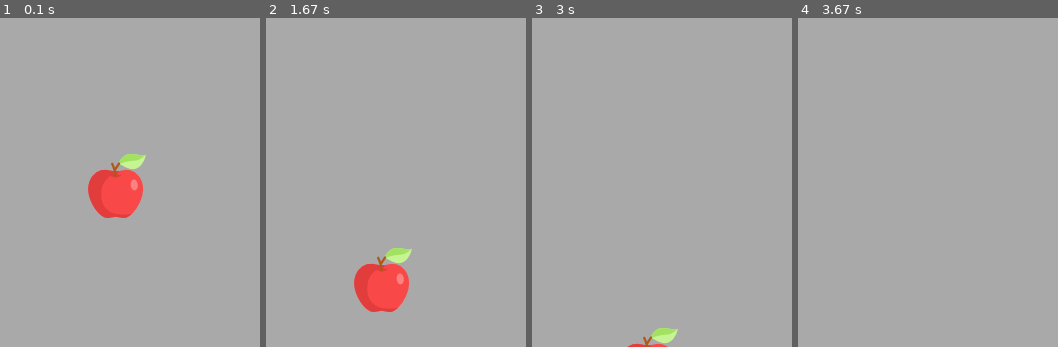
Above: before the commit, frames 1-4 (left to right).
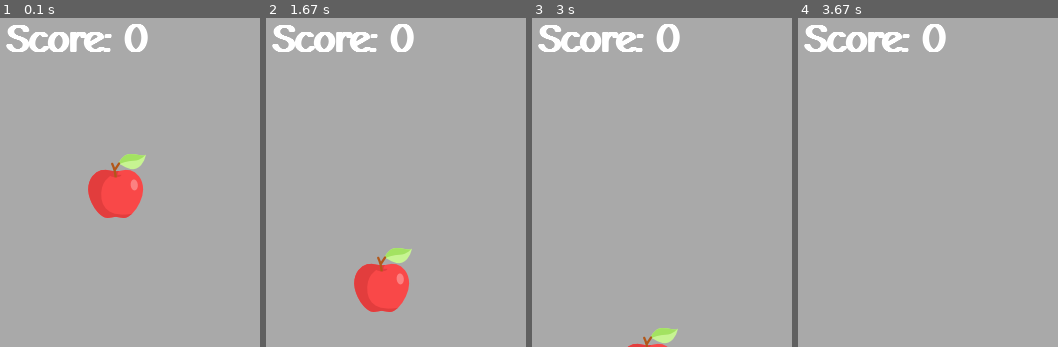
Above: after the commit, the same moments.

Repository: Amiprogrammer/Catch-Apple-Pygame1.9.6Project
Game: pygame game, started from main.py
Same seed, same stepped clock (60 frames per second), same inputs: the game is played once before the commit and once after it.
Inputs:
- Up to frame 1 (0.1 s): no input
- Up to frame 2 (1.67 s): hold Right 0.33-0.8 s; hold Right 0.83-1.3 s; hold Left from 1.33 s (still down)
- Up to frame 3 (3 s): release Left at 1.87 s; hold Left 1.9-2.3 s; hold Right 2.33-2.97 s
- Up to frame 4 (3.67 s): hold Left 3-3.47 s; hold Right from 3.5 s (still down)
The pictures show only the part of the screen within x 0-50%, y 0-50%; the shares and areas given below are measured in that part.

The runs differ from the first frame. In frame 1, 2.0% of the frame differs, in the area x 2-57%, y 1-11%; in frame 2, 2.0%; in frame 3, 2.0%; in frame 4, 2.0%.

Commit message:
Draw a font to display the player score

Diff:
--- a/main.py
+++ b/main.py
@@ -54,6 +54,13 @@
 
 p_score = 0
 
+score_font = pygame.font.Font("font/ComicNeue.ttf", 40)
+def show_score():
+    global screen, score_font
+    score_font.set_bold(True)
+    score = score_font.render("Score: " + str(p_score), True, pygame.Color("white"))
+    screen.blit(score, (20,20))
+
 running = True
 while running:
 
@@ -88,7 +95,6 @@
         apple_x = random.randint(10,756)
         apple_y = random.randint(60,180)
         p_score += 1
-        print(p_score)
 
     apple_y += apple_y_change
     apple(apple_x,apple_y)
@@ -96,6 +102,8 @@
     bowl_x += bowl_x_change
     bowl(bowl_x,bowl_y)
 
+    show_score()
+
     pygame.display.update()
 
 pygame.quit()
